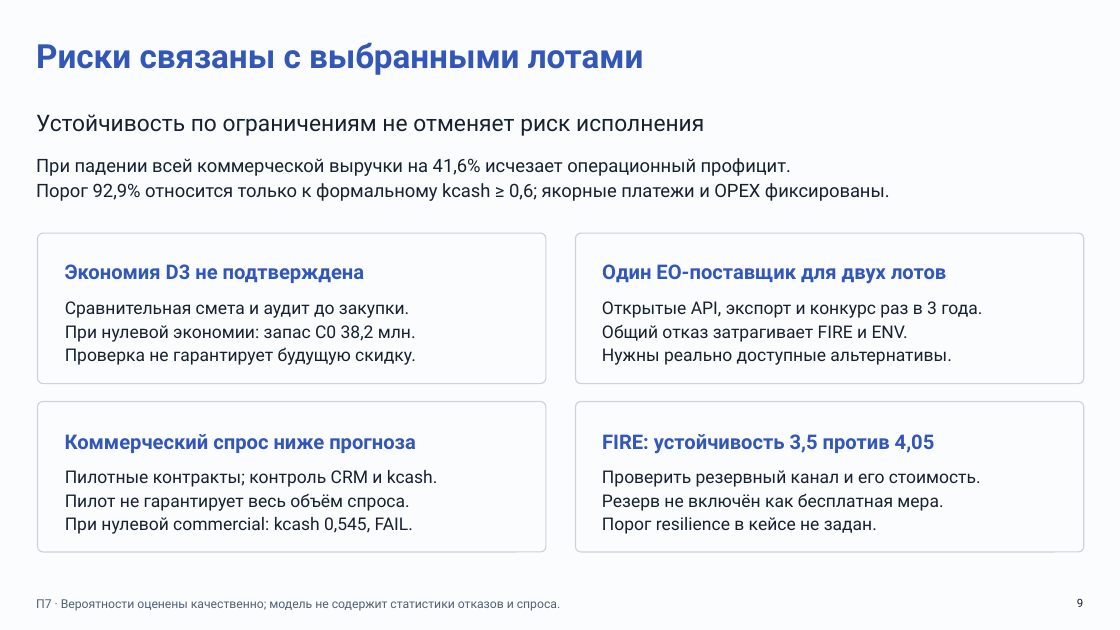
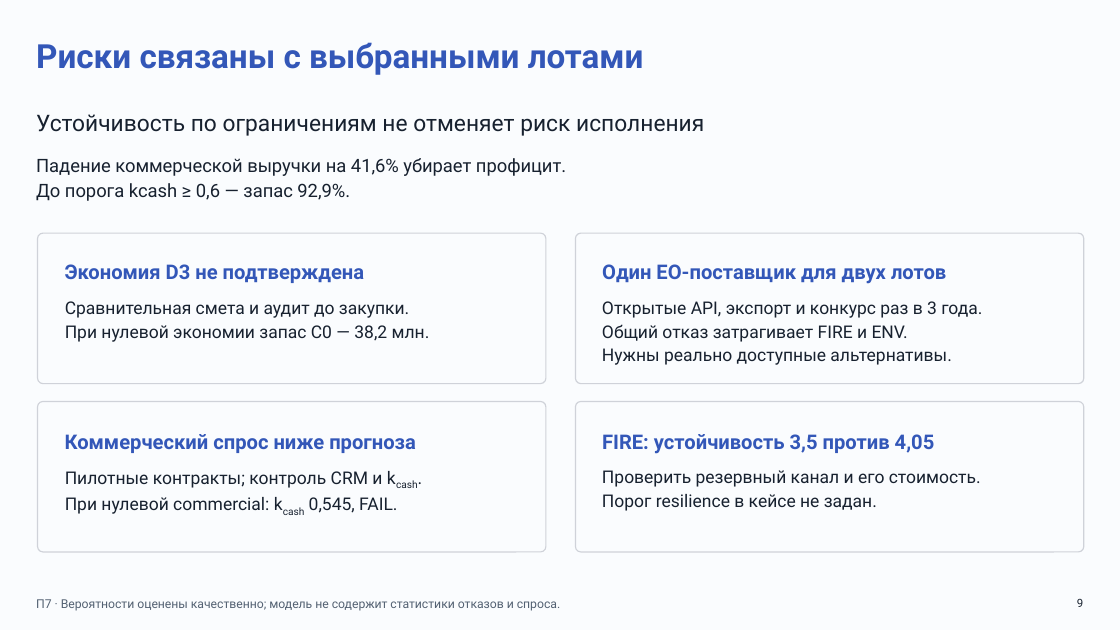
Before and after one commit to Mihail239239/Clodex_Cosmoton, a slide deck: slide 9 of presentation.pptx. Drawn at 1120x630 pixels with LibreOffice and Linux fonts; fonts in the diff are those of the drawing. Boxes give left, top, right and bottom in pixels: in the first picture for what was removed or moved away, otherwise in the second. Text is boxed around its words. In the diff, an @@ line names an element or a change of style, - is before the commit and + after.

```diff
--- a/presentation.pptx
+++ b/presentation.pptx
@@ text at box(36, 158, 566, 201): text changed @@
-При падении всей коммерческой выручки на 41,6% исчезает операционный профицит.
-Порог 92,9% относится только к формальному kcash ≥ 0,6; якорные платежи и OPEX фиксированы.
+Падение коммерческой выручки на 41,6% убирает профицит.
+До порога kcash ≥ 0,6 — запас 92,9%.
@@ text at box(65, 325, 430, 342): text changed @@
-При нулевой экономии: запас C0 38,2 млн.
-Проверка не гарантирует будущую скидку.
+При нулевой экономии запас C0 — 38,2 млн.
@@ text "Пилотные контракты; контроль CRM и ..." at box(65, 471, 397, 514): now subscript in "kcash.", "kcash"; indent changed @@
@@ text "Проверить резервный канал и его ..." at box(602, 470, 981, 511): indent changed @@
@@ text at box(65, 494, 409, 511): paragraph removed @@
-Пилот не гарантирует весь объём спроса.
@@ text at box(602, 493, 943, 511): paragraph removed @@
-Резерв не включён как бесплатная мера.
```
Also in this commit, not shown: 11 other slides changed, 1 other file.
